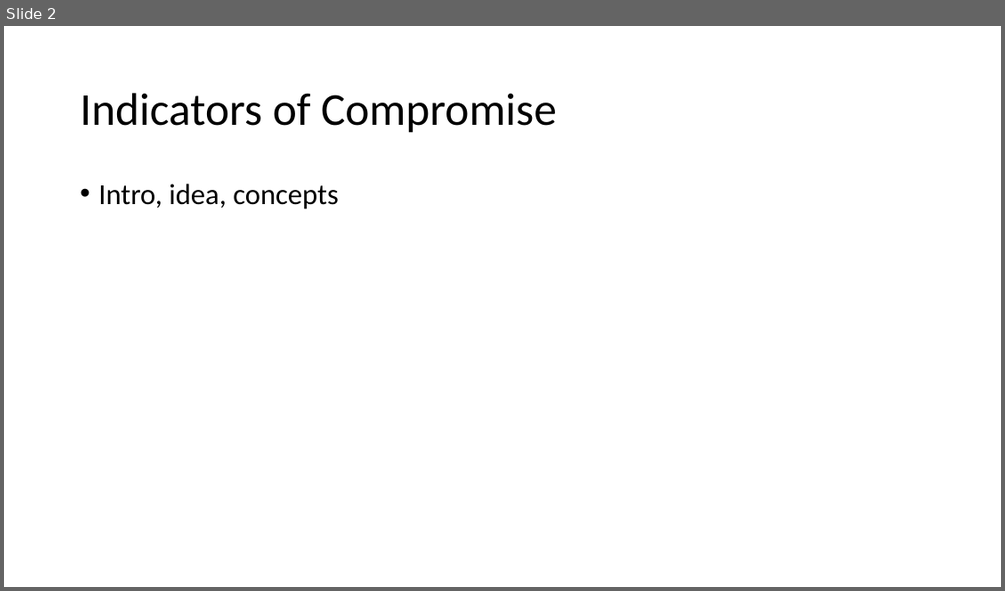
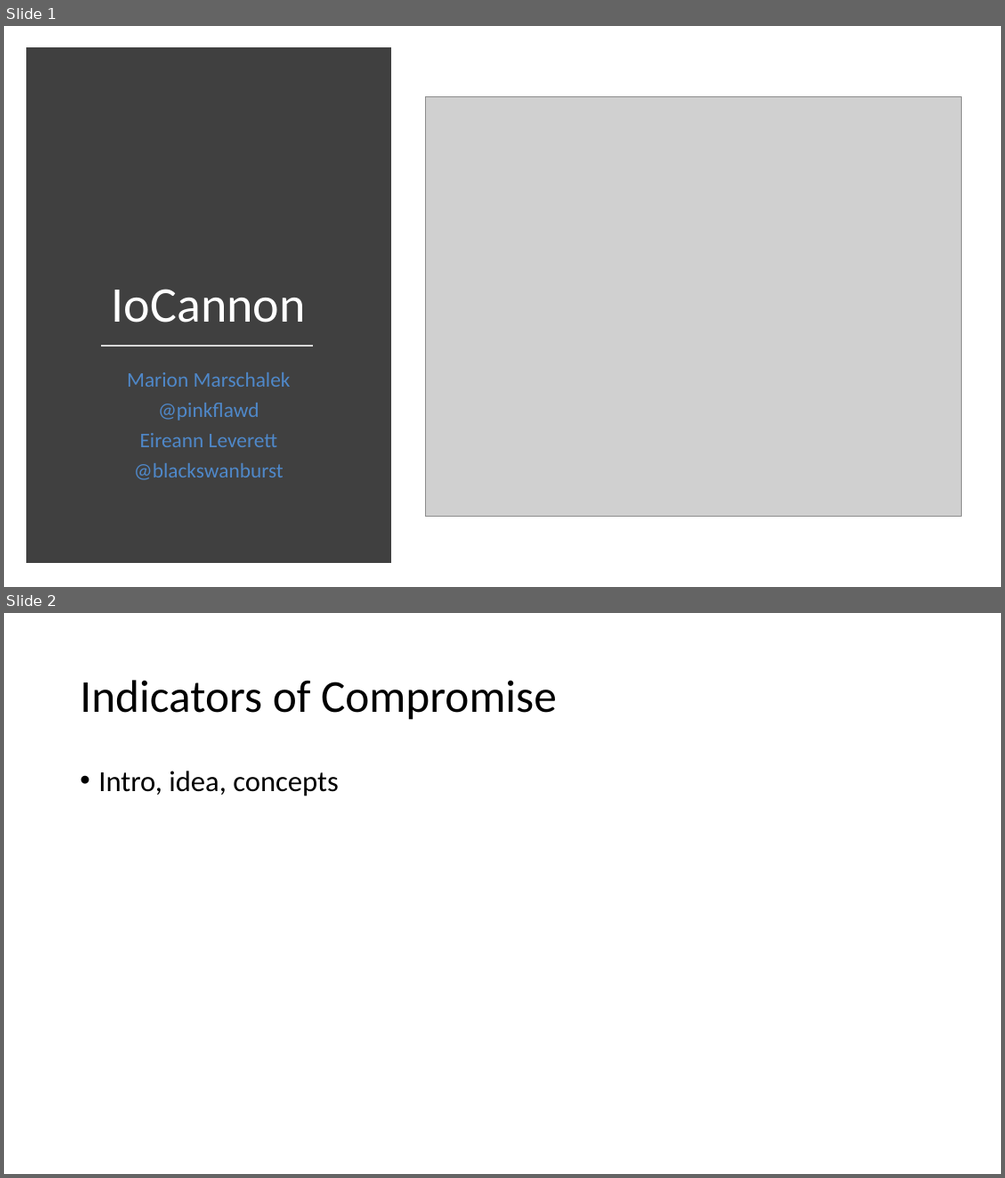
Before and after one commit to pinkflawd/IoCannon, a slide deck: draft.pptx. Shown one above the other, each under a label of ours: slide 2 before the commit, slides 1 and 2 after it. The pictures are 1005x591 and 1005x1178 pixels, drawn with LibreOffice and Linux fonts; fonts in the diff are those of the drawing; grey boxes stand for pictures. Boxes give left, top, right and bottom in pixels: in the first picture for what was removed or moved away, otherwise in the second. Text is boxed around its words. In the diff, an @@ line names an element or a change of style, - is before the commit and + after.

Commit message:
Added a few slides and photos.

```diff
--- a/draft.pptx
+++ b/draft.pptx
@@ slide 1 added at bbox=[4, 26, 1001, 587], background #FFFFFF @@
@@ rectangle added at bbox=[32, 52, 386, 557], fill #404040, outline #404040 10 pt @@
@@ picture added at bbox=[426, 97, 962, 516] @@
@@ title added at bbox=[112, 289, 306, 322], 48 pt, text #FFFFFF @@
+IoCannon
@@ line added from (101, 346) to (313, 346), #D9D9D9 1.75 pt @@
@@ subtitle added at bbox=[127, 372, 291, 480], 20 pt, text #4F88C9 @@
+Marion Marschalek
+@pinkflawd
+Eireann Leverett
+@blackswanburst
```
Also in this commit, not shown: 1 slide changed, 2 other slides added, 1 slide removed.
